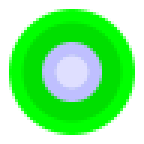
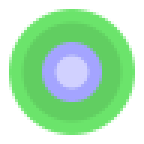
Revision of a layered (144, 144) image; what changed, layer by layer:
painted on "椭圆 7" over <box>42,42,102,102</box>
painted on "椭圆 6" over <box>45,45,99,99</box>
painted on "椭圆 5" over <box>9,9,135,135</box>
painted on "椭圆 4" over <box>15,15,129,129</box>
